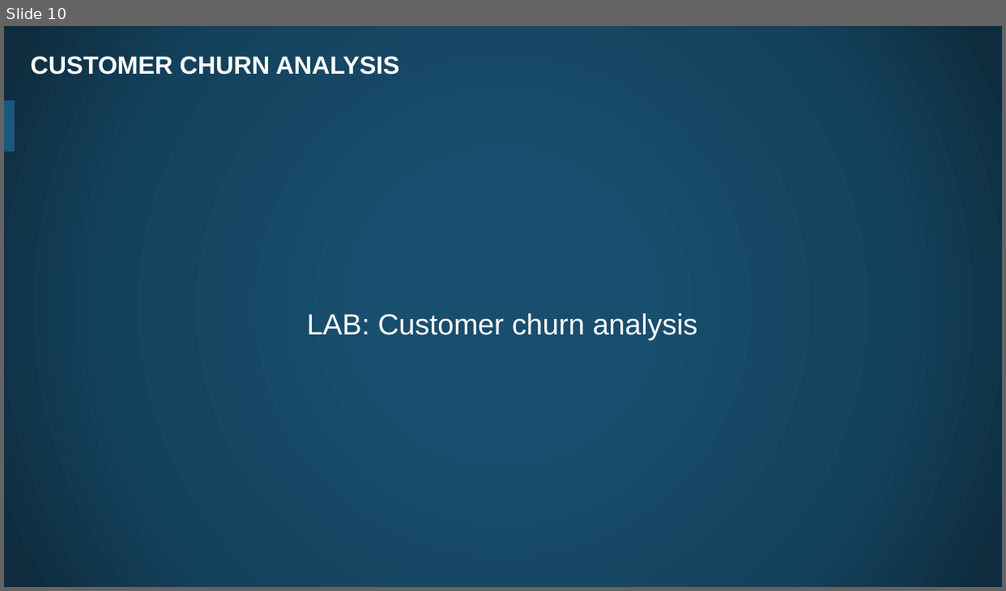
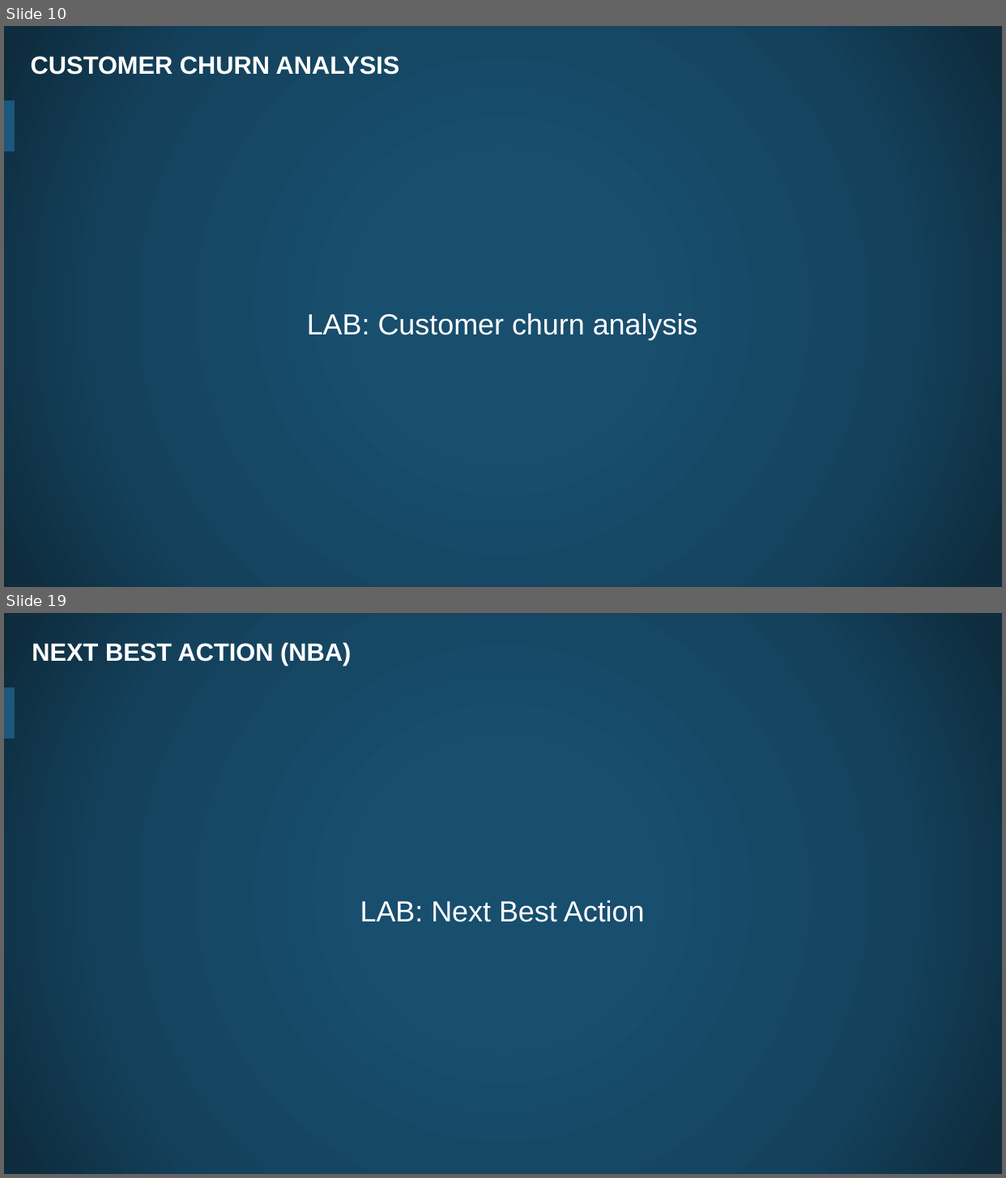
Before and after one commit to thehn/data-analytics-with-spark, a slide deck: slides/06. Spark Machine Learning - Labs Practice.pptx. Shown one above the other, each under a label of ours: slide 10 before the commit, slides 10 and 19 after it; the slides between them are not shown. The pictures are 1006x591 and 1006x1178 pixels, drawn with LibreOffice and Linux fonts; fonts in the diff are those of the drawing; background and template pictures are left out. Boxes give left, top, right and bottom in pixels: in the first picture for what was removed or moved away, otherwise in the second. Text is boxed around its words. In the diff, an @@ line names an element or a change of style, - is before the commit and + after.

```diff
--- a/slides/06. Spark Machine Learning - Labs Practice.pptx
+++ b/slides/06. Spark Machine Learning - Labs Practice.pptx
@@ slide 19 added at (4,613,1002,1174), background picture (left out); not listed: 1 template element that a slide beside it also shows @@
@@ title added at (32,642,351,666), 24 pt, text #FFFFFF, bold @@
+NEXT BEST ACTION (NBA)
@@ text added at (360,901,645,922), 28 pt, text #FFFFFF @@
+LAB: Next Best Action
```
Also in this commit, not shown: 1 slide changed, 9 other slides added, 21 other files.
